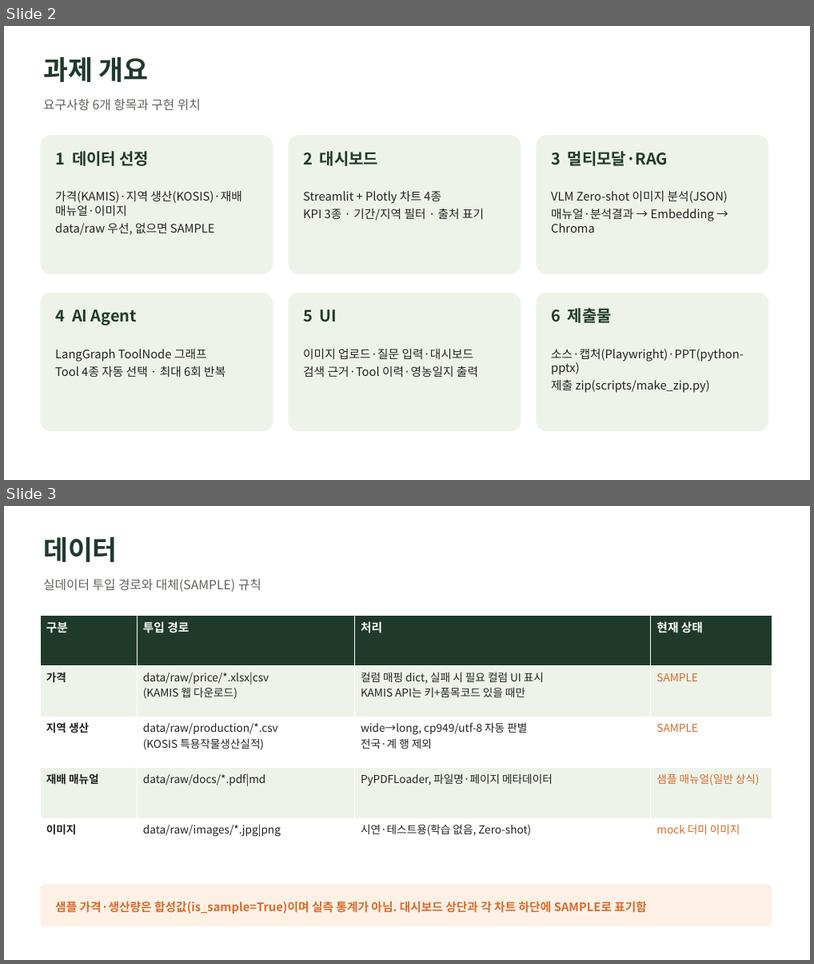
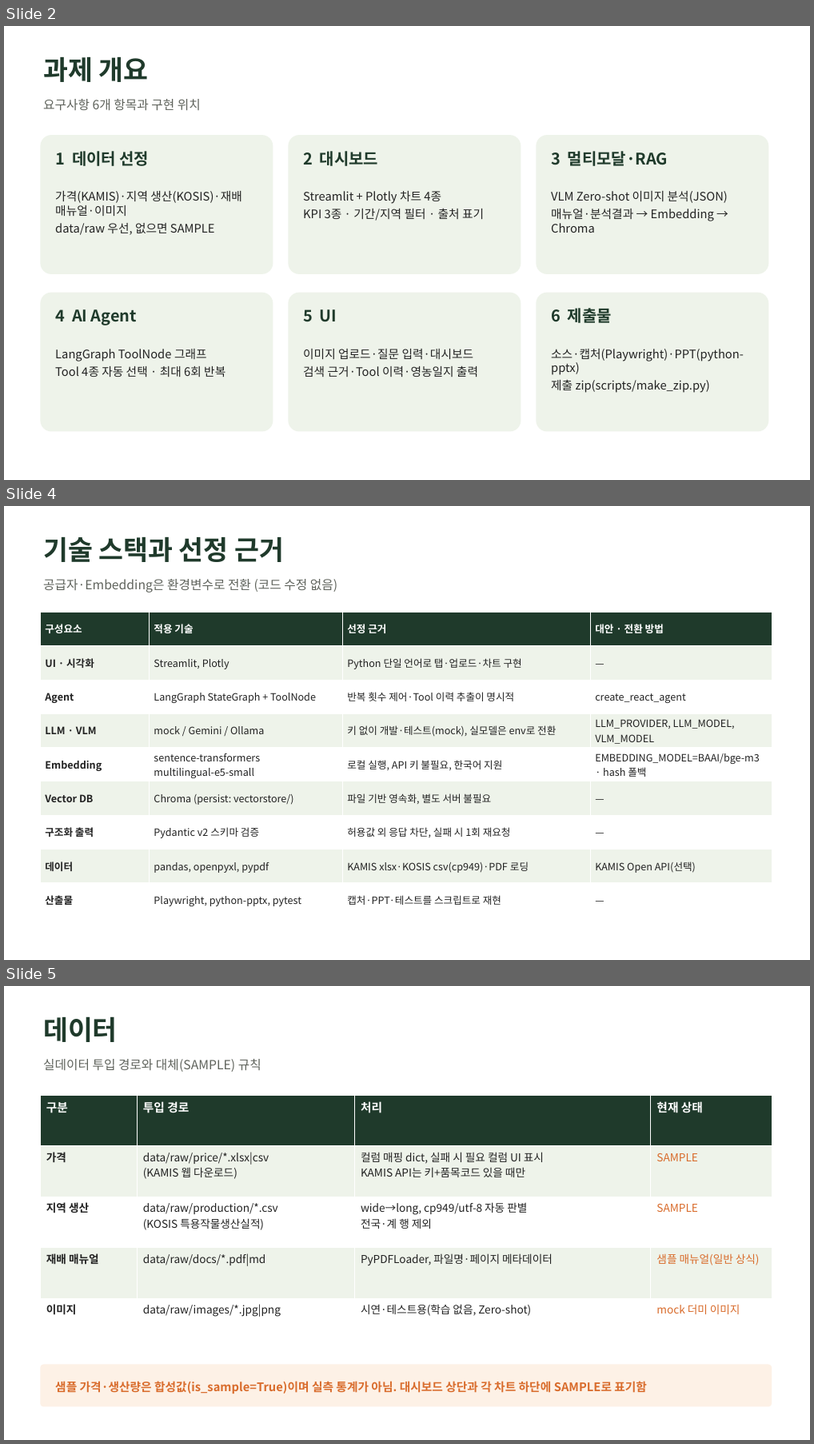
Before and after one commit to ruberduckdot/ICT-work, a slide deck: docs/발표자료.pptx. Shown one above the other, each under a label of ours: slides 2 and 3 before the commit, slides 2, 4 and 5 after it; the slides between them are not shown. The pictures are 814x964 and 814x1444 pixels, drawn with LibreOffice and Linux fonts; fonts in the diff are those of the drawing. Boxes give left, top, right and bottom in pixels: in the first picture for what was removed or moved away, otherwise in the second. Text is boxed around its words. In the diff, an @@ line names an element or a change of style, - is before the commit and + after.

```diff
--- a/docs/발표자료.pptx
+++ b/docs/발표자료.pptx
@@ slide 4 added at (4, 506, 810, 960), background #FFFFFF @@
@@ text added at (43, 537, 284, 562), 32 pt, text #1F3A2B, bold @@
+기술 스택과 선정 근거
@@ text added at (43, 579, 338, 592), 15 pt, text #5F635C @@
+공급자·Embedding은 환경변수로 전환 (코드 수정 없음)
@@ table added at (40, 612, 772, 916), 9 rows, 4 columns @@
+구성요소 | 적용 기술 | 선정 근거 | 대안 · 전환 방법
+UI · 시각화 | Streamlit, Plotly | Python 단일 언어로 탭·업로드·차트 구현 | —
+Agent | LangGraph StateGraph + ToolNode | 반복 횟수 제어·Tool 이력 추출이 명시적 | create_react_agent
+LLM · VLM | mock / Gemini / Ollama | 키 없이 개발·테스트(mock), 실모델은 env로 전환 | LLM_PROVIDER, LLM_MODEL, VLM_MODEL
+Embedding | sentence-transformers / multilingual-e5-small | 로컬 실행, API 키 불필요, 한국어 지원 | EMBEDDING_MODEL=BAAI/bge-m3 · hash 폴백
+Vector DB | Chroma (persist: vectorstore/) | 파일 기반 영속화, 별도 서버 불필요 | —
+구조화 출력 | Pydantic v2 스키마 검증 | 허용값 외 응답 차단, 실패 시 1회 재요청 | —
+데이터 | pandas, openpyxl, pypdf | KAMIS xlsx·KOSIS csv(cp949)·PDF 로딩 | KAMIS Open API(선택)
+산출물 | Playwright, python-pptx, pytest | 캡처·PPT·테스트를 스크립트로 재현 | —
@@ what was slide 3 is now slide 5 @@
```
Also in this commit, not shown: 2 slides changed, 9 other slides added, 1 slide removed, 18 other files.
